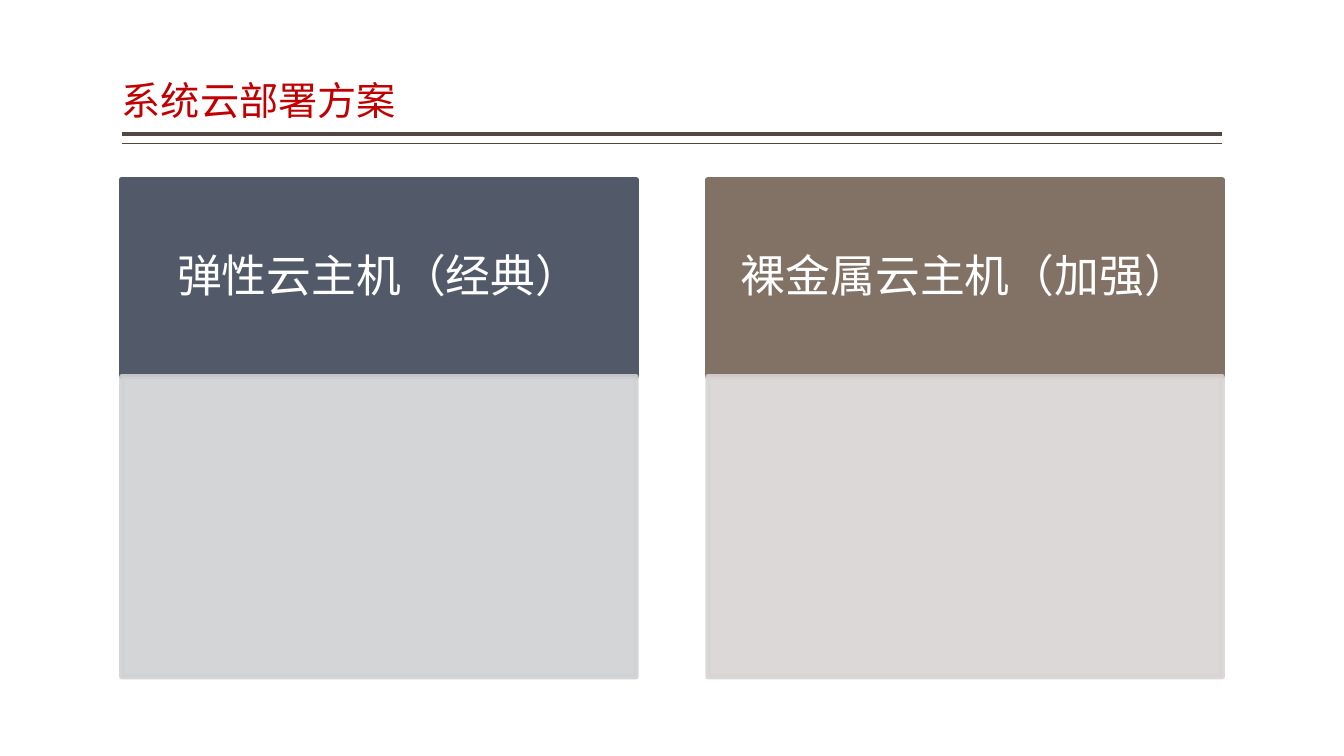
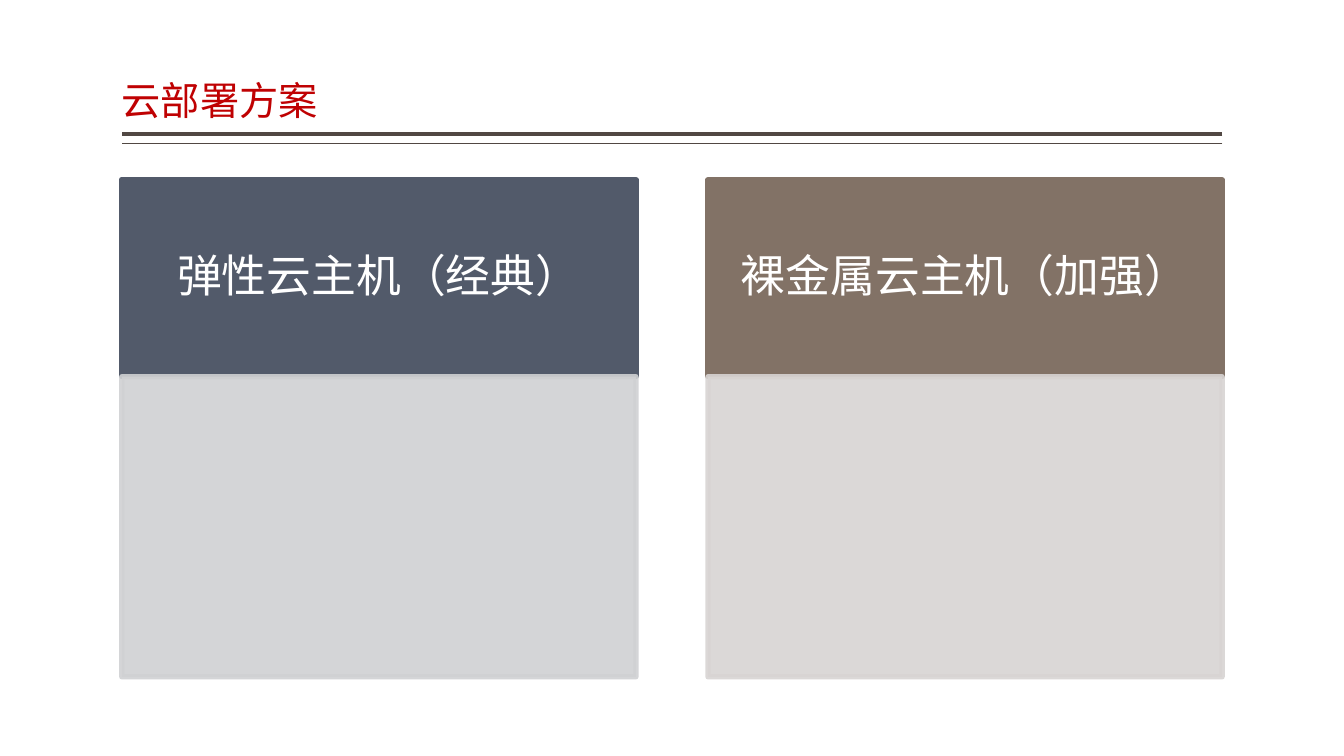
Before and after one commit to jzgi/chainsmart, a slide deck: slide 12 of Docs/品链应用参考设计.pptx (slide 11 before the commit). Drawn at 1344x756 pixels with LibreOffice and Linux fonts; fonts in the diff are those of the drawing. Boxes give left, top, right and bottom in pixels: in the first picture for what was removed or moved away, otherwise in the second. Text is boxed around its words. In the diff, an @@ line names an element or a change of style, - is before the commit and + after.

```diff
--- a/Docs/品链应用参考设计.pptx
+++ b/Docs/品链应用参考设计.pptx
@@ title at [122, 82, 318, 118]: text changed @@
-系统云部署方案
+云部署方案
```
Also in this commit, not shown: 4 other slides changed, 1 slide added, 15 other files.
